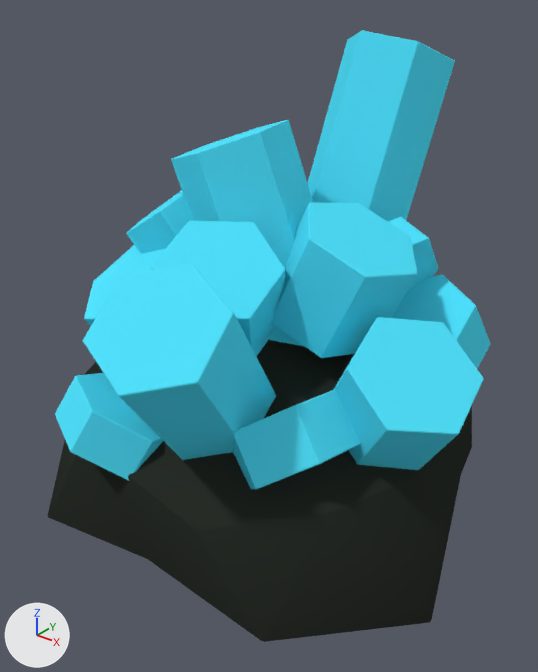
The Blender file Assets/Models/RoomObjects/Mineral/Utrium.blend as it was, and as the next commit left it.
Camera for both pictures: a 50 mm camera at (1.194, -1.62, 1.16) aimed at (0.03, -0.165, 0.258). The axes (+X, +Y, +Z) are drawn at lower left. The lights are the same throughout. The older version comes first.

In view in the first picture: 'Rock', 'Utrium'.
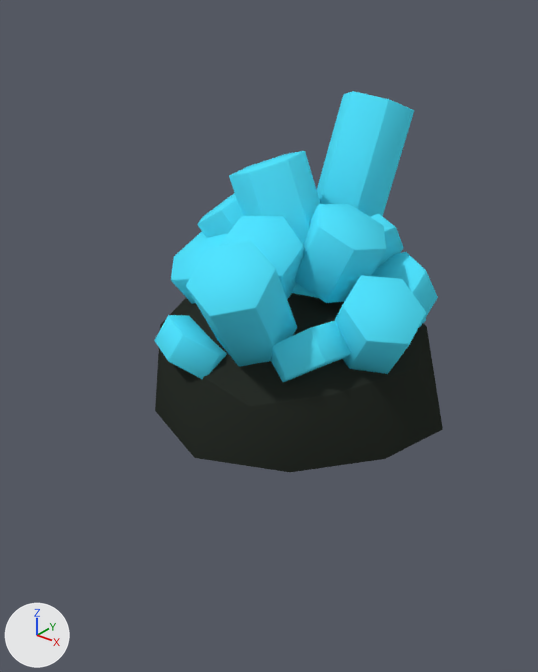
The edits, one by one:
me_circle_003 is used by ob_utrium; location (-0.002, 0.0, -0.003); rotation (1.571, 0.0, 0.0), in degrees (90, 0, 0).
me_circle_003 had 192 vertices, 160 faces and spanned x -0.432..0.667, y -0.063..1.028, z -0.538..0.821.
me_circle_003 now has 218 vertices, 200 faces and spans x -0.421..0.453, y -0.013..0.865, z -0.448..0.483.
me_circle_003 part 1: the loose piece of 12 vertices spanning x -0.252..0.245, y 0.122..0.827, z -0.06..0.313 is scaled about its middle by 0.684, then moved by (-0.014, 0.012, -0.119).
me_circle_003 part 2: the loose piece of 12 vertices spanning x 0.032..0.434, y 0.277..0.657, z -0.024..0.278 is scaled about its middle by 0.684, then moved by (-0.089, 0.014, -0.119).
me_circle_003 part 3: the loose piece of 12 vertices spanning x 0.269..0.667, y 0.039..0.453, z 0.029..0.414 is scaled about its middle by 0.684, then moved by (-0.163, 0.084, -0.149).
me_circle_003 part 4: the loose piece of 12 vertices spanning x 0.119..0.354, y 0.26..0.571, z -0.246..0.091 is scaled about its middle by 0.684, then moved by (-0.09, 0.03, -0.055).
me_circle_003 part 5: the loose piece of 12 vertices spanning x -0.432..0.03, y 0.202..0.68, z -0.043..0.328 is scaled about its middle by 0.684, then moved by (0.049, 0.023, -0.124).
me_circle_003 part 6: the loose piece of 12 vertices spanning x -0.176..0.189, y 0.226..0.616, z 0.125..0.53 is scaled about its middle by 0.684, then moved by (-0.017, 0.029, -0.183).
me_circle_003 part 7: the loose piece of 12 vertices spanning x -0.122..0.233, y 0.177..1.028, z -0.516..0.05 is scaled about its middle by 0.684, then moved by (-0.032, -0.028, -0.006).
me_circle_003 part 8: the loose piece of 12 vertices spanning x 0.224..0.521, y 0.098..0.418, z -0.282..0.082 is scaled about its middle by 0.684, then moved by (-0.133, 0.08, -0.048).
me_circle_003 part 9: the loose piece of 12 vertices spanning x -0.429..-0.046, y 0.076..0.517, z 0.106..0.507 is scaled about its middle by 0.684, then moved by (0.06, 0.068, -0.176).
me_circle_003 part 10: the loose piece of 12 vertices spanning x 0.141..0.46, y 0.01..0.309, z 0.242..0.58 is scaled about its middle by 0.684, then moved by (-0.11, 0.111, -0.209).
me_circle_003 part 11: the loose piece of 12 vertices spanning x -0.293..0.035, y -0.017..0.249, z 0.405..0.748 is scaled about its middle by 0.684, then moved by (0.026, 0.125, -0.261).
me_circle_003 part 12: the loose piece of 12 vertices spanning x -0.077..0.309, y 0.047..0.621, z 0.287..0.821 is scaled about its middle by 0.684, then moved by (-0.052, 0.056, -0.254).
me_circle_003 part 13: a new loose piece of 26 vertices spanning x -0.421..0.453, y -0.013..0.441, z -0.439..0.442, in mat_rock (dark grey #2b302a).
me_circle_003 part 14: the surface is now shaded smooth.
Other edits to the shape of me_circle_003 do not show in these pictures.
me_circle_003 gains material mat_rock (dark grey #2b302a).
Object 'Rock' (ob_rock) is deleted.
Object 'Utrium' (ob_utrium) moves from (-0.002, 0.0, -0.003) to (0.0, 0.0, 0.0).

Pixel boxes (x1, y1, x2, y2) of what changed, in the pictures (538 x 672 px; the box of a moved part takes in the faces that stretch with it):
'Utrium', reshaped, moved (33% narrower, 17% shorter)
    before: (55, 30, 490, 489)
    after: (154, 91, 443, 472)
'Rock', deleted
    before: (48, 340, 472, 642)
part 1 of me_circle_003, moved or reshaped
    before: (171, 120, 313, 346)
    after: (229, 151, 321, 298)
part 2 of me_circle_003, moved or reshaped
    before: (271, 203, 417, 358)
    after: (294, 204, 387, 303)
part 3 of me_circle_003, moved or reshaped
    before: (333, 317, 484, 470)
    after: (335, 275, 426, 374)
part 4 of me_circle_003, moved or reshaped
    before: (388, 217, 438, 293)
    after: (370, 214, 404, 270)
part 5 of me_circle_003, moved or reshaped
    before: (126, 190, 195, 254)
    after: (197, 193, 243, 238)
part 6 of me_circle_003, moved or reshaped
    before: (151, 221, 285, 356)
    after: (220, 216, 304, 299)
part 7 of me_circle_003, moved or reshaped
    before: (308, 30, 455, 221)
    after: (317, 91, 414, 217)
part 8 of me_circle_003, moved or reshaped
    before: (391, 275, 490, 368)
    after: (372, 252, 438, 327)
part 9 of me_circle_003, moved or reshaped
    before: (84, 245, 165, 325)
    after: (171, 232, 227, 304)
part 10 of me_circle_003, moved or reshaped
    before: (233, 389, 360, 489)
    after: (271, 321, 351, 382)
part 11 of me_circle_003, moved or reshaped
    before: (55, 373, 163, 481)
    after: (154, 315, 227, 379)
part 12 of me_circle_003, moved or reshaped
    before: (83, 263, 276, 460)
    after: (186, 240, 297, 367)
part 13 of me_circle_003, added
    after: (155, 293, 443, 472)
